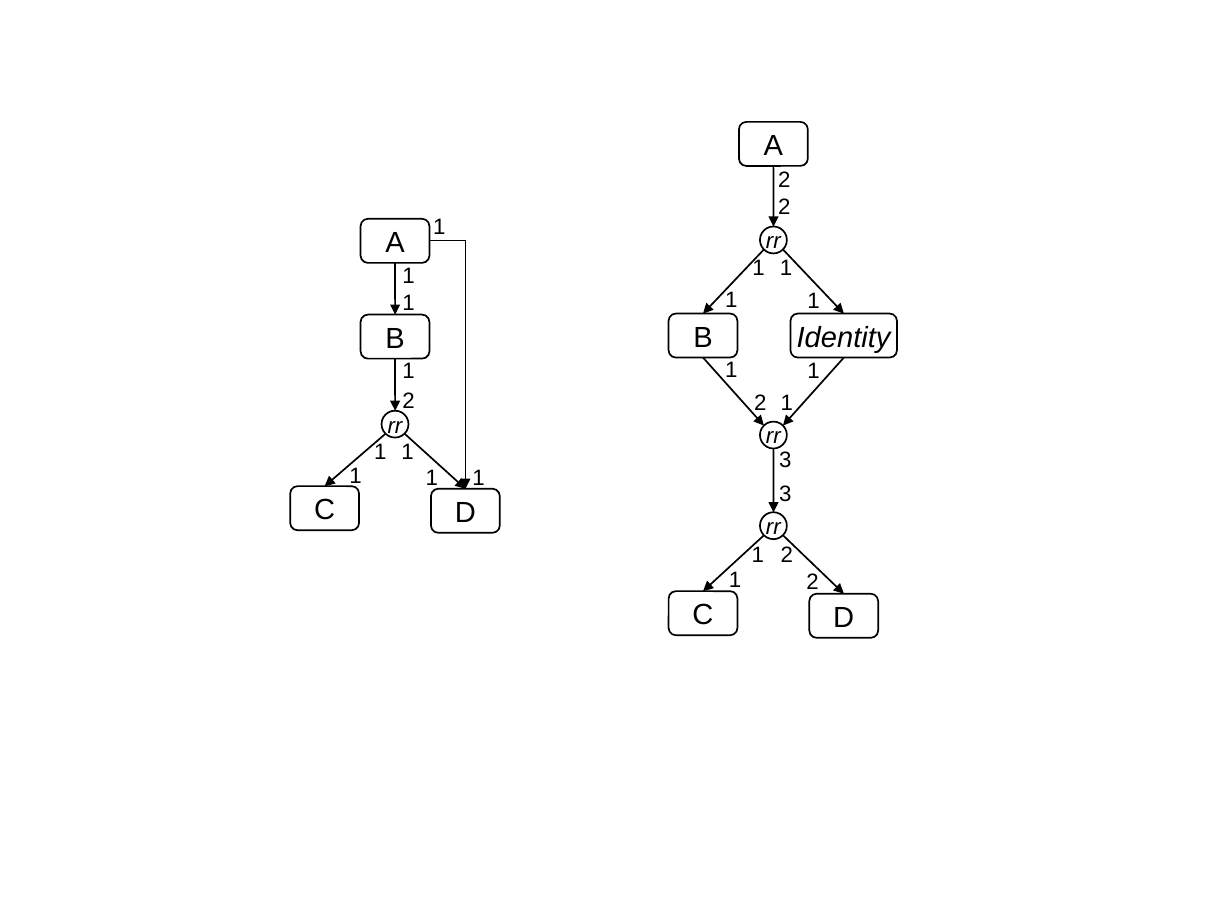
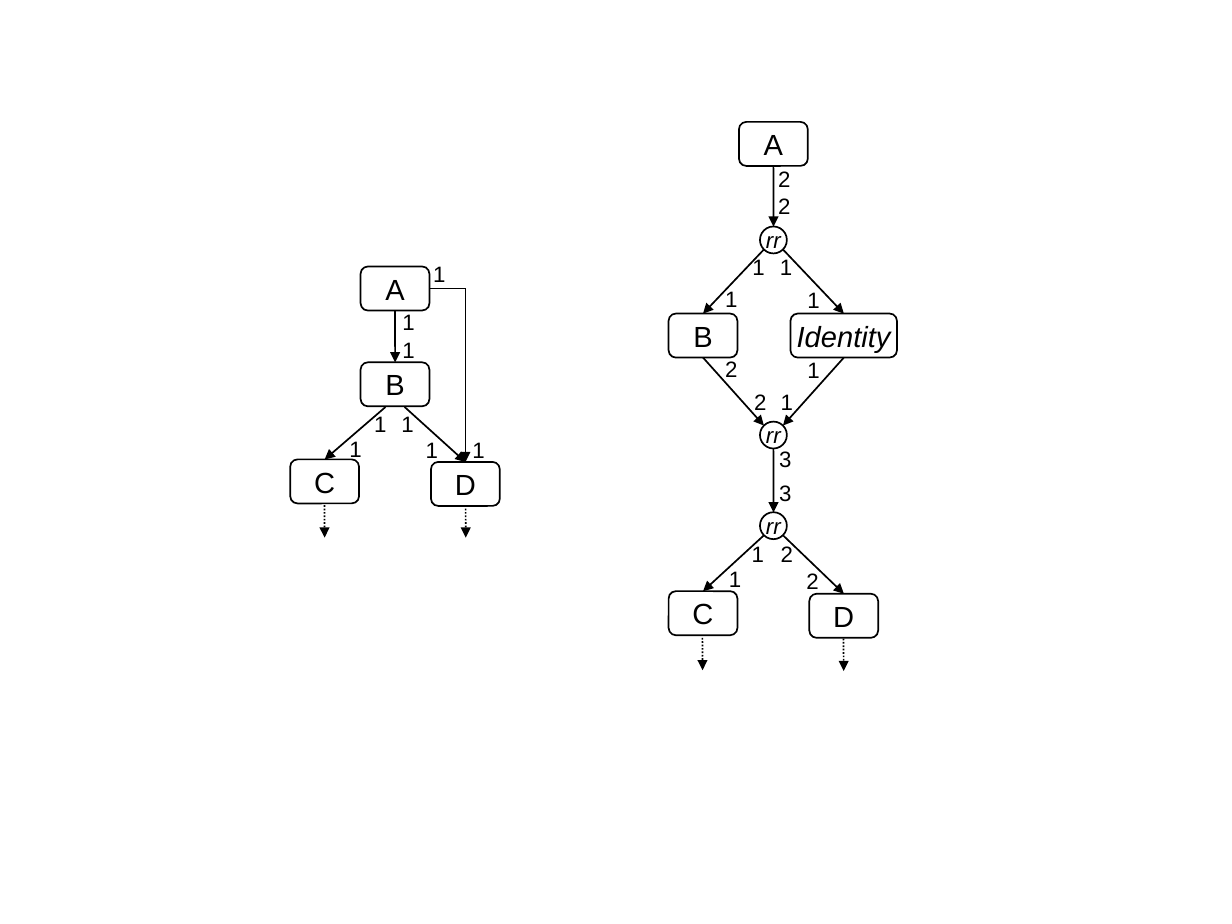
Before and after one commit to rrnewton/StreamIt, a slide deck: slide 1 of streams/docs/thies-phdthesis-09/interleaving.ppt. Drawn at 1232x924 pixels with LibreOffice and Linux fonts; fonts in the diff are those of the drawing. Boxes give left, top, right and bottom in pixels: in the first picture for what was removed or moved away, otherwise in the second. Text is boxed around its words. In the diff, an @@ line names an element or a change of style, - is before the commit and + after.

```diff
--- a/streams/docs/thies-phdthesis-09/interleaving.ppt
+++ b/streams/docs/thies-phdthesis-09/interleaving.ppt
@@ text removed at [433, 218, 445, 234] @@
-1
@@ rounded rectangle "A": place and size @@
-rounded rectangle "A" at [361, 219, 430, 264]
+rounded rectangle "A" at [361, 266, 430, 310]
@@ arrow removed from (395, 262) to (395, 314) @@
@@ text "1": place and size @@
-text "1" at [402, 267, 414, 283]
+text "1" at [433, 266, 445, 282]
@@ elbow arrow moved from (430, 240) - (466, 489) to (430, 288) - (466, 462) @@
@@ elbow arrow (430, 288) - (466, 462): stroke #000000 0.74 pt to #000000 0.99 pt @@
@@ text "1" rewrapped from [402, 294, 414, 315] to [402, 314, 414, 330] @@
@@ arrow moved from (395, 359) - (395, 410) to (395, 310) - (395, 362) @@
@@ text "1" rewrapped from [402, 362, 414, 378] to [402, 342, 414, 363] @@
@@ text "2": place and size @@
-text "2" at [402, 392, 414, 414]
+text "2" at [725, 361, 737, 383]
@@ rounded rectangle "B": place and size @@
-rounded rectangle "B" at [361, 314, 430, 359]
+rounded rectangle "B" at [361, 362, 430, 407]
@@ text removed at [725, 361, 737, 383] @@
-1
@@ text "1" rewrapped from [349, 467, 361, 489] to [374, 414, 386, 432] @@
@@ ellipse removed at [382, 410, 409, 437] @@
-rr
@@ text "1" rewrapped from [426, 469, 438, 491] to [401, 414, 413, 432] @@
@@ 2 rounded rectangles, 2 arrows, 1 text: place and size @@
-2 rounded rectangles, 2 arrows, 1 text at [291, 434, 500, 533]
+2 rounded rectangles, 2 arrows, 1 text at [291, 407, 500, 506]
@@ text "1" rewrapped from [374, 441, 386, 459] to [349, 439, 361, 462] @@
@@ text "1" rewrapped from [401, 441, 413, 459] to [426, 442, 438, 464] @@
@@ arrow added from (324, 505) to (324, 537), #000000 0.99 pt dashed @@
@@ arrow added from (466, 505) to (466, 537), #000000 0.99 pt dashed @@
@@ arrow added from (702, 638) to (702, 670), #000000 0.99 pt dashed @@
@@ arrow added from (844, 638) to (844, 671), #000000 0.99 pt dashed @@
```
Also in this commit, not shown: 17 other files.
